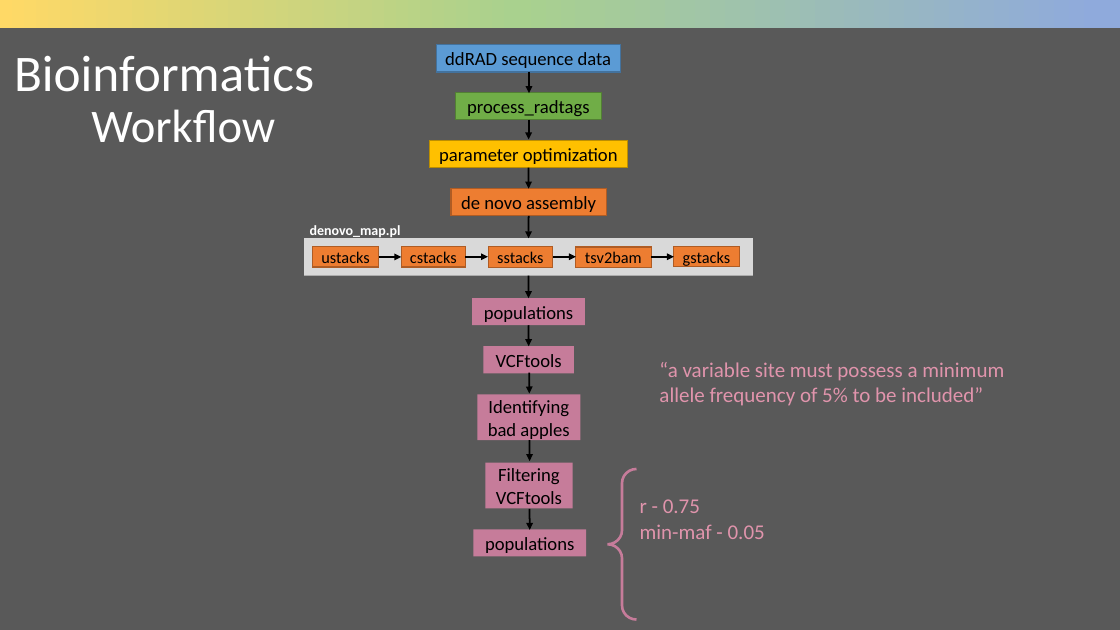
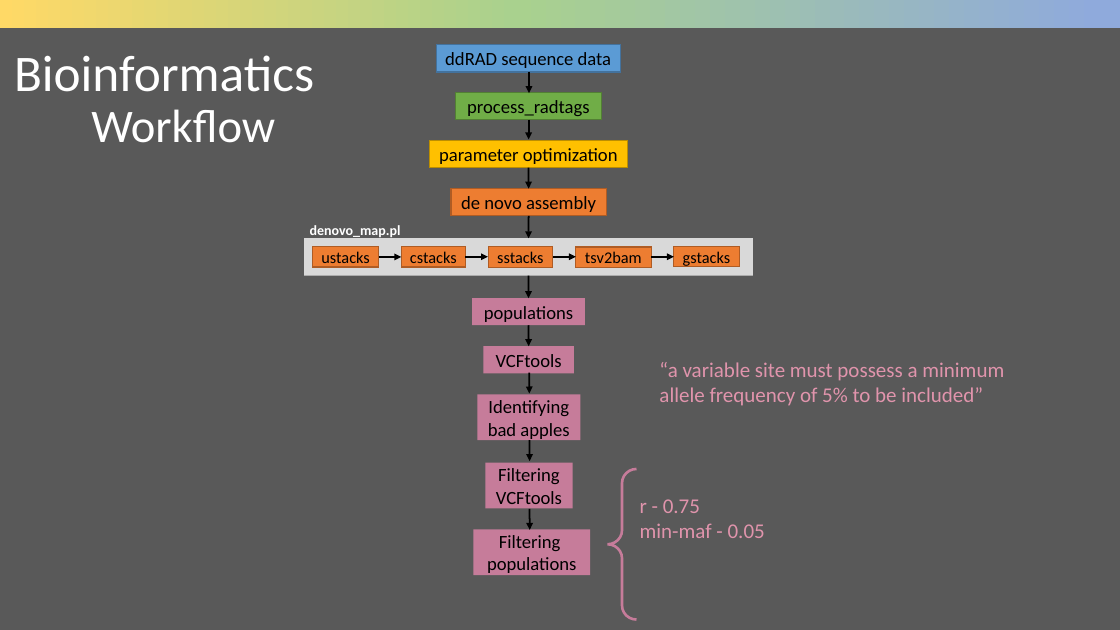
Before and after one commit to cd-barratt/ddRAD-seq_workshop, a slide deck: slide 52 of talks/2_Stacks2_lecture.pptx (slide 47 before the commit). Drawn at 1120x630 pixels with LibreOffice and Linux fonts; fonts in the diff are those of the drawing. Boxes give left, top, right and bottom in pixels: in the first picture for what was removed or moved away, otherwise in the second. Text is boxed around its words. In the diff, an @@ line names an element or a change of style, - is before the commit and + after.

```diff
--- a/talks/2_Stacks2_lecture.pptx
+++ b/talks/2_Stacks2_lecture.pptx
@@ rectangle "Filtering" resized from (x1=474, y1=529, x2=586, y2=556) to (x1=474, y1=529, x2=591, y2=575) @@
@@ text in rectangle at (x1=499, y1=535, x2=561, y2=551): paragraph added @@
+Filtering
```
Also in this commit, not shown: 18 other slides changed, 8 slides added, 1 slide removed, 1 other file.
